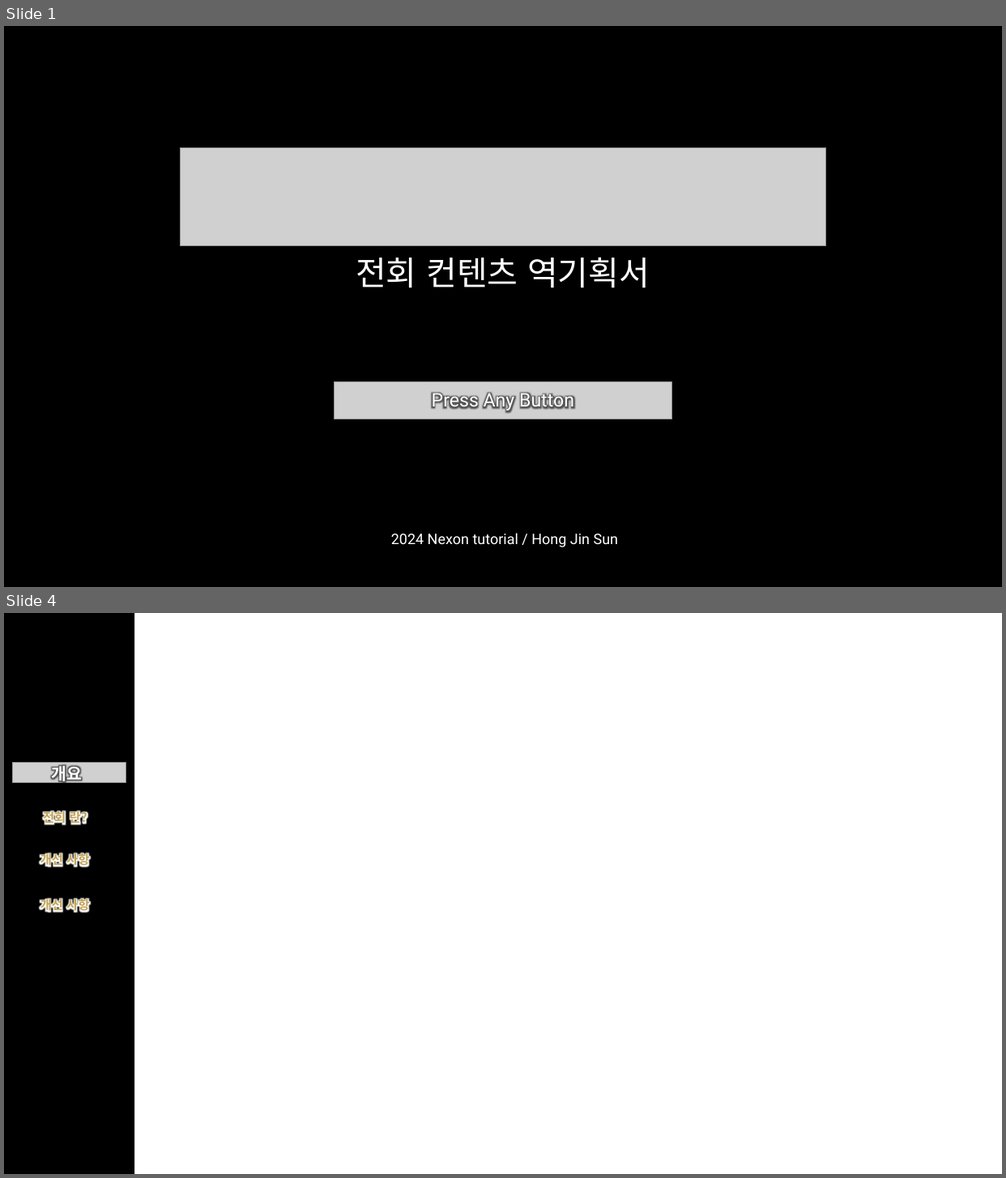
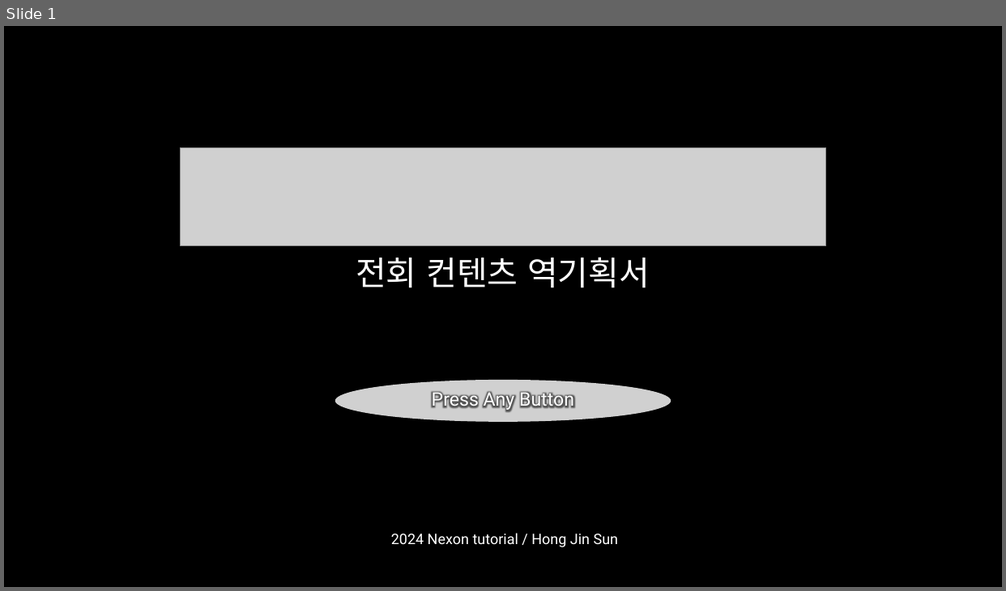
Before and after one commit to hjs0913/GameDesign, a slide deck: 엘든링 역기획서/엘든링_전회컨텐츠_역기획서.pptx. Shown one above the other, each under a label of ours: slides 1 and 4 before the commit, slide 1 after it; the slides between them are not shown. The pictures are 1006x1178 and 1006x591 pixels, drawn with LibreOffice and Linux fonts; fonts in the diff are those of the drawing; grey boxes stand for pictures; background and template pictures are left out. Boxes give left, top, right and bottom in pixels: in the first picture for what was removed or moved away, otherwise in the second. Text is boxed around its words. In the diff, an @@ line names an element or a change of style, - is before the commit and + after.

```diff
--- a/엘든링 역기획서/엘든링_전회컨텐츠_역기획서.pptx
+++ b/엘든링 역기획서/엘든링_전회컨텐츠_역기획서.pptx
@@ slide 4 removed at <box>4,613,1002,1174</box>, background #FFFFFF @@
@@ rectangle removed at <box>4,613,134,1174</box> @@
@@ picture removed at <box>13,762,126,782</box> @@
@@ text removed at <box>51,764,82,785</box> @@
-개요
@@ text removed at <box>43,810,87,826</box> @@
-전회 란?
@@ text removed at <box>40,852,89,868</box> @@
-개선 사항
@@ text removed at <box>40,897,89,914</box> @@
-개선 사항
@@ slide 1 changed as well @@
@@ picture: place and size @@
-picture at <box>334,382,672,419</box>
+picture at <box>335,380,671,422</box>
```
Also in this commit, not shown: 1 other slide changed, 8 slides added, 2 other slides removed, 2 other files.
